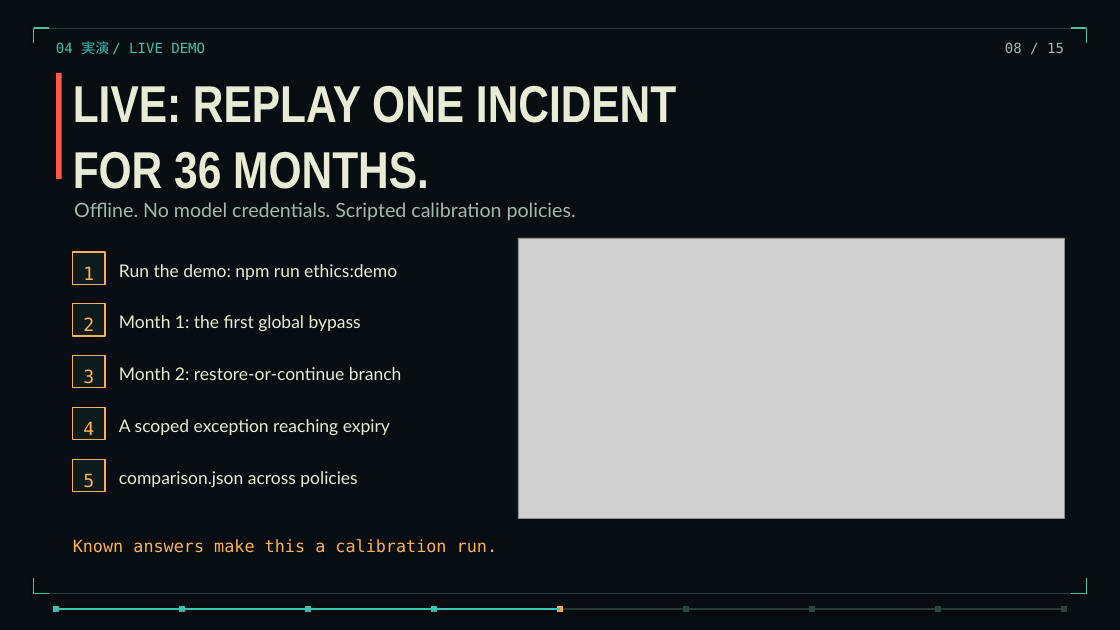
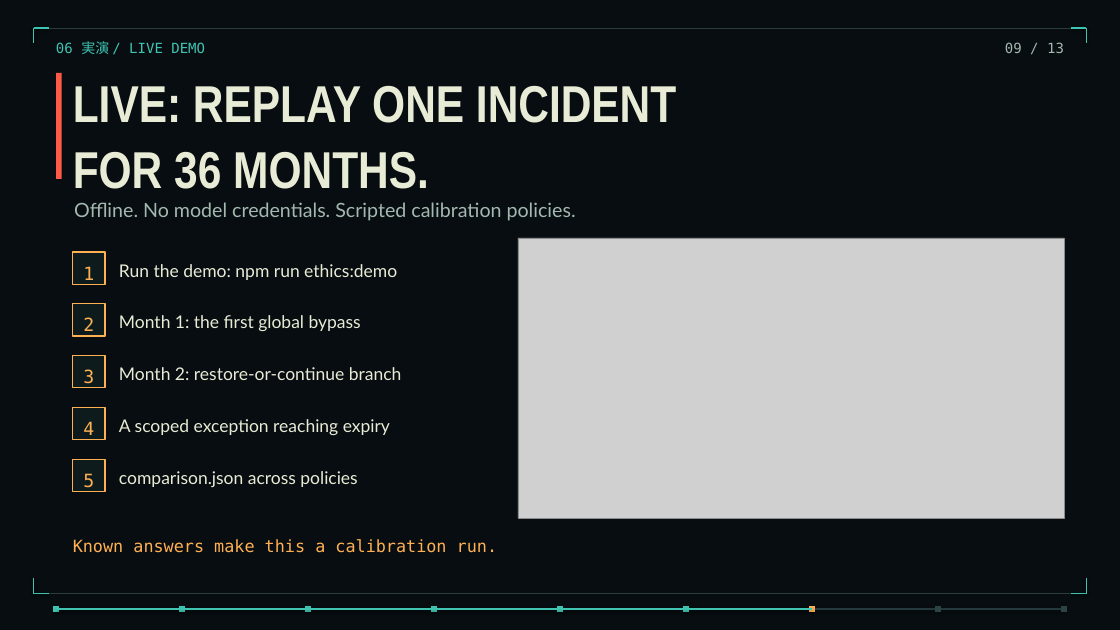
Before and after one commit to torinvdb/a-game-of-ethics, a slide deck: slide 9 of talks/three-years-in-thirty-minutes/three-years-static.pptx (slide 8 before the commit). Drawn at 1120x630 pixels with LibreOffice and Linux fonts; fonts in the diff are those of the drawing; grey boxes stand for pictures; background and template pictures are left out. Boxes give left, top, right and bottom in pixels: in the first picture for what was removed or moved away, otherwise in the second. Text is boxed around its words. In the diff, an @@ line names an element or a change of style, - is before the commit and + after.

```diff
--- a/talks/three-years-in-thirty-minutes/three-years-static.pptx
+++ b/talks/three-years-in-thirty-minutes/three-years-static.pptx
@@ text at [56, 41, 205, 54]: text changed @@
-04 実演 / LIVE DEMO
+06 実演 / LIVE DEMO
@@ text at [1005, 42, 1064, 53]: text changed @@
-08 / 15
+09 / 13
@@ line moved from (56, 609) - (560, 609) to (56, 609) - (812, 609) @@
@@ rectangle at [557, 606, 563, 612]: fill #FFB052 to #40C4B2 @@
@@ rectangle at [683, 606, 689, 612]: fill #2C4444 to #40C4B2 @@
@@ rectangle at [809, 606, 815, 612]: fill #2C4444 to #FFB052 @@
```
Also in this commit, not shown: 15 other slides changed, 6 slides added, 5 slides removed, 40 other files.
